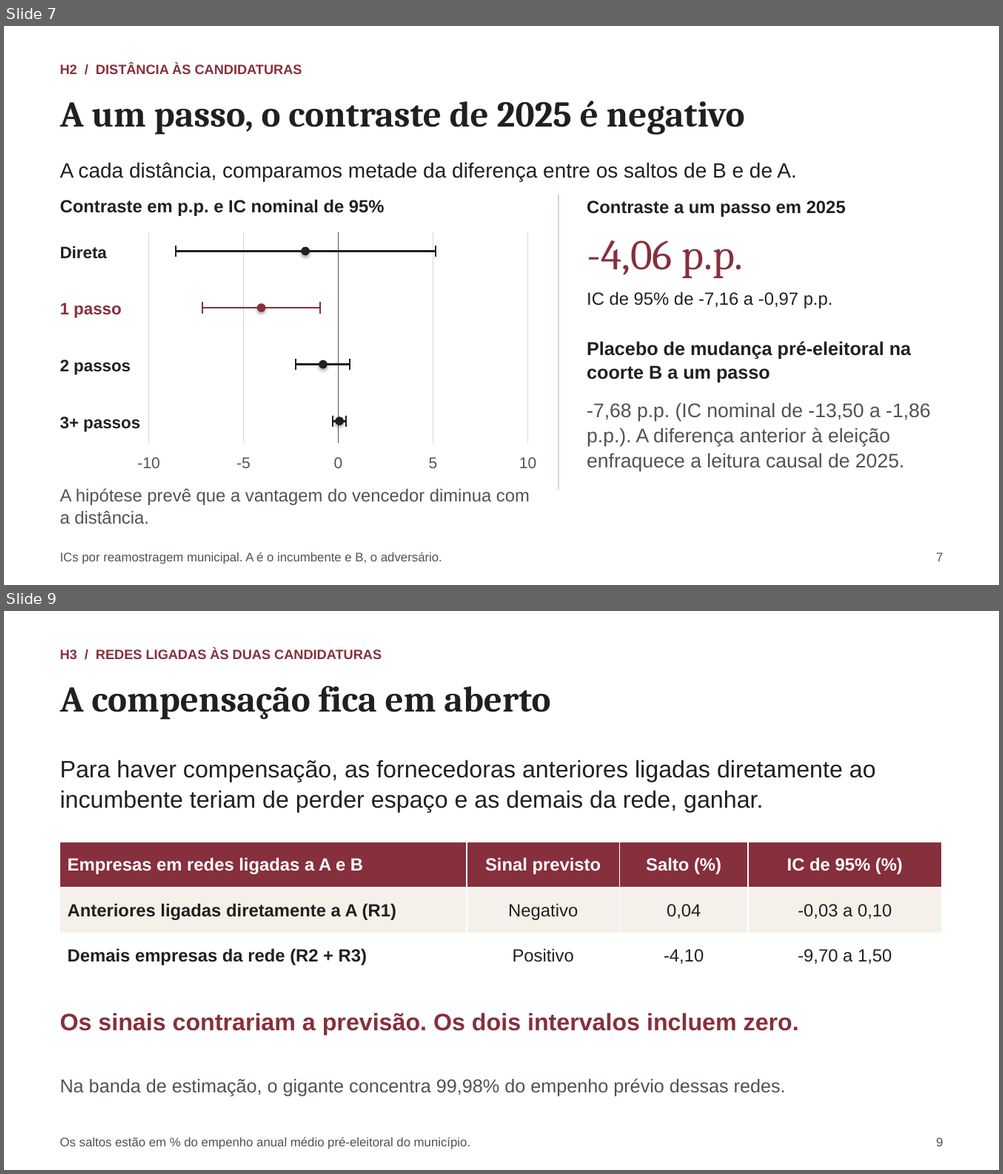
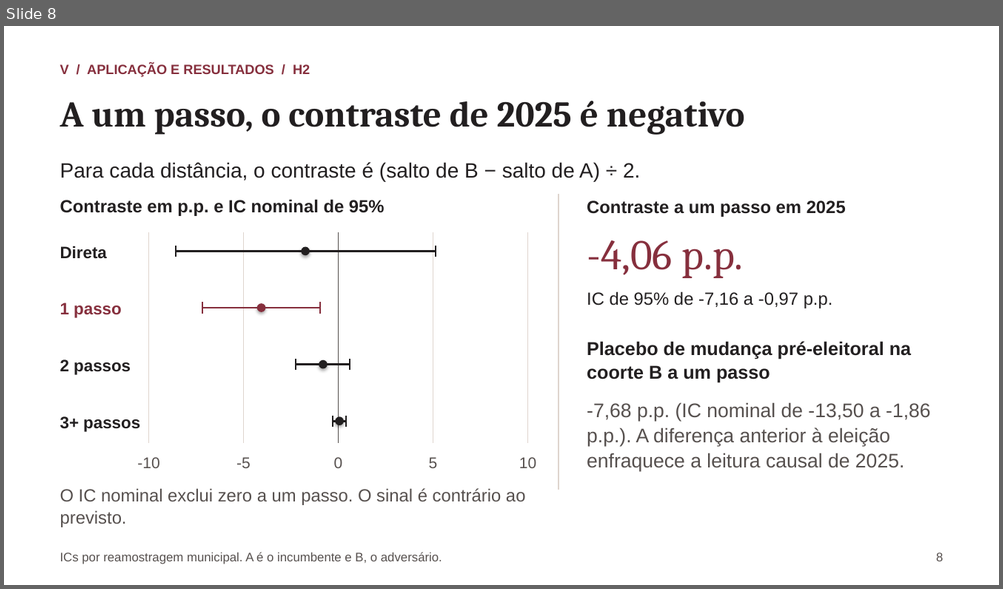
Before and after one commit to rafaelt0/redes-empresariais-alternancia-politica, a slide deck: output/deck.pptx. Shown one above the other, each under a label of ours: slides 7 and 9 before the commit, slide 8 after it; the slides between them are not shown. The pictures are 1003x1174 and 1003x589 pixels, drawn with LibreOffice and Linux fonts; fonts in the diff are those of the drawing. Boxes give left, top, right and bottom in pixels: in the first picture for what was removed or moved away, otherwise in the second. Text is boxed around its words. In the diff, an @@ line names an element or a change of style, - is before the commit and + after.

Commit message:
feat: reestruturar apresentação sobre redes e alternância política

```diff
--- a/output/deck.pptx
+++ b/output/deck.pptx
@@ slide 9 removed at (x1=4, y1=611, x2=999, y2=1170), background #FFFFFF @@
@@ text removed at (x1=60, y1=649, x2=381, y2=659) @@
-H3 / REDES LIGADAS ÀS DUAS CANDIDATURAS
@@ text removed at (x1=60, y1=686, x2=550, y2=720) @@
-A compensação fica em aberto
@@ text removed at (x1=60, y1=760, x2=876, y2=813) @@
-Para haver compensação, as fornecedoras anteriores ligadas diretamente ao incumbente teriam de perder espaço e as demais da rede, ganhar.
@@ table removed at (x1=60, y1=843, x2=942, y2=979), 3 rows, 4 columns @@
-Empresas em redes ligadas a A e B | Sinal previsto | Salto (%) | IC de 95% (%)
-Anteriores ligadas diretamente a A (R1) | Negativo | 0,04 | -0,03 a 0,10
-Demais empresas da rede (R2 + R3) | Positivo | -4,10 | -9,70 a 1,50
@@ text removed at (x1=60, y1=1013, x2=799, y2=1036) @@
-Os sinais contrariam a previsão. Os dois intervalos incluem zero.
@@ text removed at (x1=60, y1=1079, x2=785, y2=1097) @@
-Na banda de estimação, o gigante concentra 99,98% do empenho prévio dessas redes.
@@ text removed at (x1=60, y1=1137, x2=470, y2=1150) @@
-Os saltos estão em % do empenho anual médio pré-eleitoral do município.
@@ text removed at (x1=936, y1=1138, x2=942, y2=1147) @@
-9
@@ what was slide 7 is now slide 8 @@
@@ slide 8 changed as well @@
@@ text at (x1=60, y1=64, x2=310, y2=77): text changed @@
-H2 / DISTÂNCIA ÀS CANDIDATURAS
+V / APLICAÇÃO E RESULTADOS / H2
@@ text at (x1=60, y1=162, x2=640, y2=181): text changed @@
-A cada distância, comparamos metade da diferença entre os saltos de B e de A.
+Para cada distância, o contraste é (salto de B − salto de A) ÷ 2.
@@ text at (x1=60, y1=488, x2=526, y2=528): text changed @@
-A hipótese prevê que a vantagem do vencedor diminua com a distância.
+O IC nominal exclui zero a um passo. O sinal é contrário ao previsto.
@@ text at (x1=936, y1=553, x2=942, y2=562): text changed @@
-7
+8
```
Also in this commit, not shown: 2 other slides changed, 6 slides added, 8 other slides removed, 12 other files.
